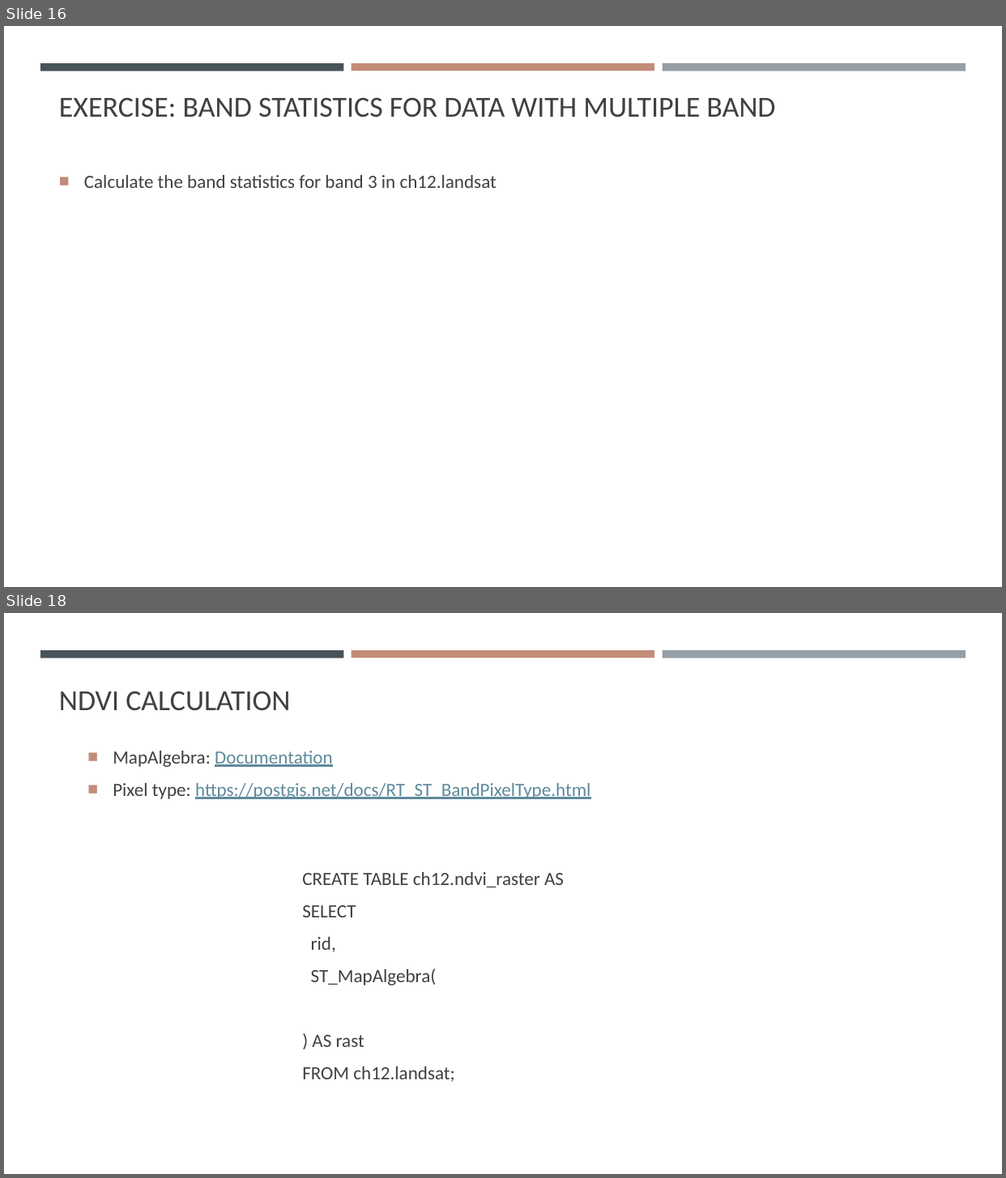
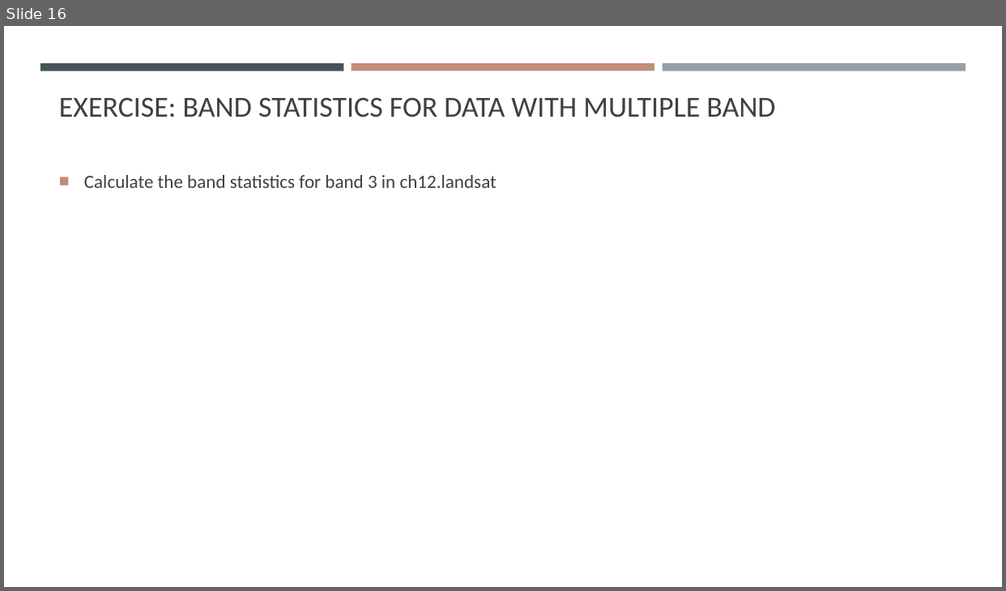
Before and after one commit to gisynw/ssj-376, a slide deck: docs/Lectures/Week12/Week12_Raster.pptx. Shown one above the other, each under a label of ours: slides 16 and 18 before the commit, slide 16 after it; the slides between them are not shown. The pictures are 1006x1178 and 1006x591 pixels, drawn with LibreOffice and Linux fonts; fonts in the diff are those of the drawing. Boxes give left, top, right and bottom in pixels: in the first picture for what was removed or moved away, otherwise in the second. Text is boxed around its words. In the diff, an @@ line names an element or a change of style, - is before the commit and + after.

```diff
--- a/docs/Lectures/Week12/Week12_Raster.pptx
+++ b/docs/Lectures/Week12/Week12_Raster.pptx
@@ slide 18 removed at (4, 613, 1002, 1174), background #FFFFFF; not listed: 3 template elements that a slide beside it also shows @@
@@ title removed at (59, 691, 290, 711) @@
-NDVI CALCULATION
@@ text removed at (113, 751, 590, 799) @@
-■ MapAlgebra: Documentation
-■ Pixel type: https://postgis.net/docs/RT_ST_BandPixelType.html
@@ text removed at (302, 872, 564, 1082) @@
-CREATE TABLE ch12.ndvi_raster AS
-SELECT
-rid,
-ST_MapAlgebra(
-) AS rast
-FROM ch12.landsat;
```
Also in this commit, not shown: 2 other slides removed, 4 other files.
